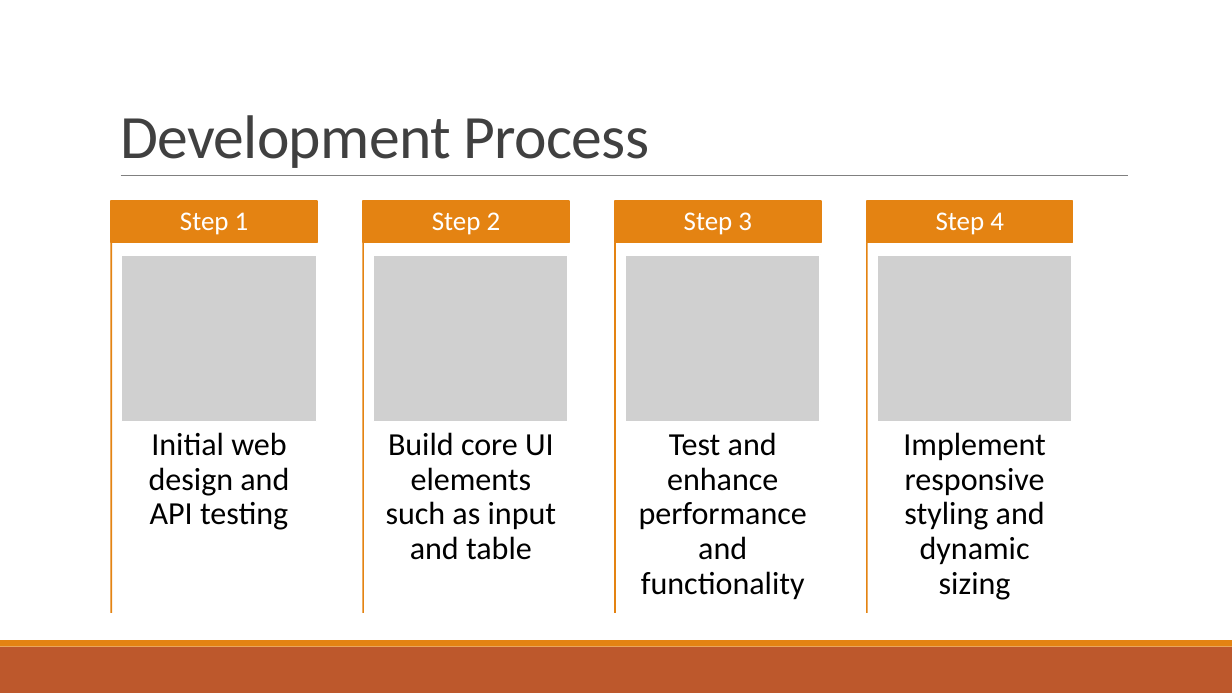
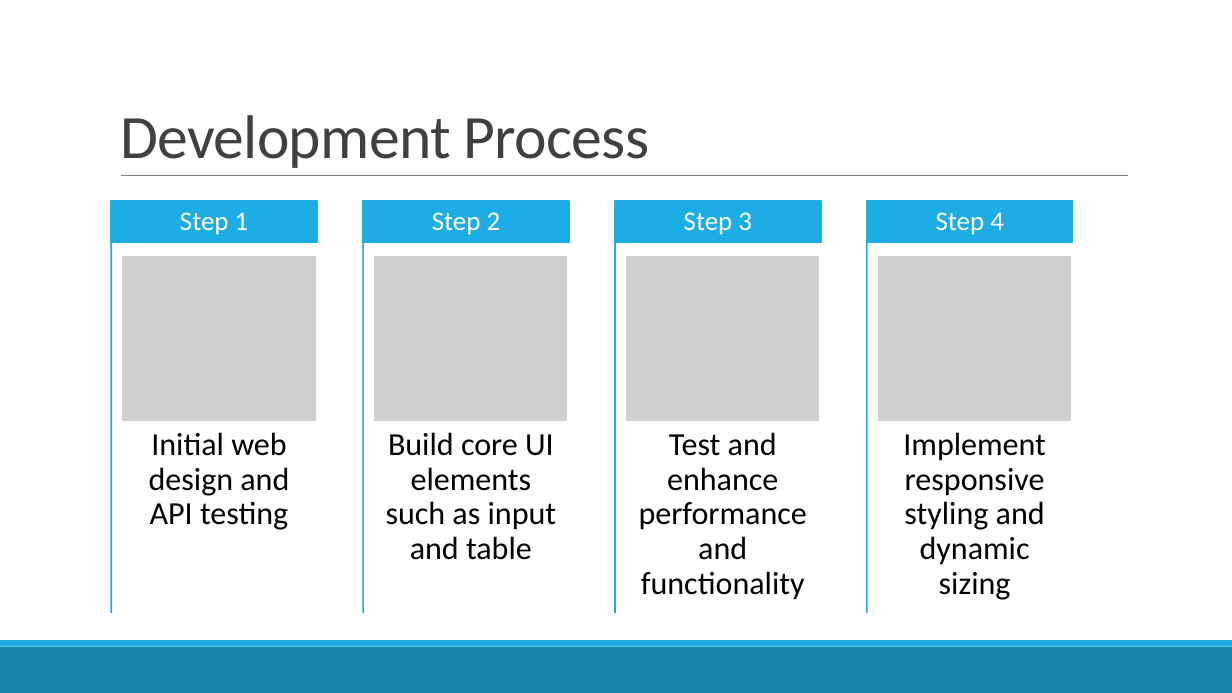
Before and after one commit to jarvisar/senior-design, a slide deck: slide 7 of Final Project Presentation.pptx. Drawn at 1232x693 pixels with LibreOffice and Linux fonts; fonts in the diff are those of the drawing; grey boxes stand for pictures. Boxes give left, top, right and bottom in pixels: in the first picture for what was removed or moved away, otherwise in the second. Text is boxed around its words. In the diff, an @@ line names an element or a change of style, - is before the commit and + after.

```diff
--- a/Final Project Presentation.pptx
+++ b/Final Project Presentation.pptx
@@ fill #E48312 to #1CADE4; outline #E48312 1.25 pt to #1CADE4 1.25 pt in 4 elements at <box>363,201,569,243</box>, <box>616,201,822,243</box>, <box>867,201,1073,243</box>, <box>111,201,317,243</box> @@
@@ line (111, 242) - (111, 613): stroke #E48312 1.25 pt to #1CADE4 1.25 pt @@
@@ line (363, 242) - (363, 613): stroke #E48312 1.25 pt to #1CADE4 1.25 pt @@
@@ line (616, 242) - (616, 613): stroke #E48312 1.25 pt to #1CADE4 1.25 pt @@
@@ line (867, 242) - (867, 613): stroke #E48312 1.25 pt to #1CADE4 1.25 pt @@
@@ rectangle at <box>0,647,1232,693</box>: fill #BD582C to #1482AB @@
@@ rectangle at <box>0,640,1232,647</box>: fill #E48312 to #1CADE4 @@
```
Also in this commit, not shown: 9 other slides changed.
